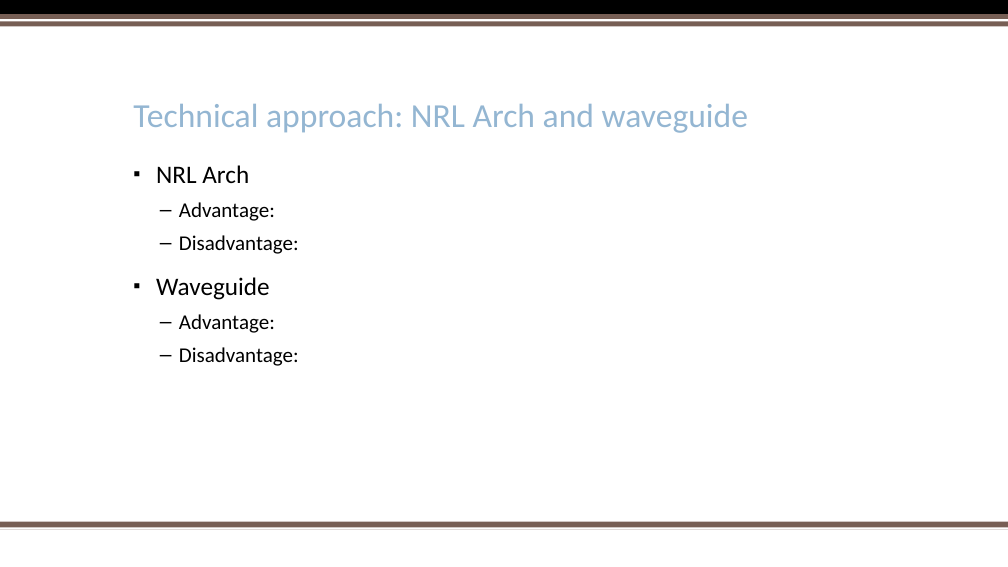
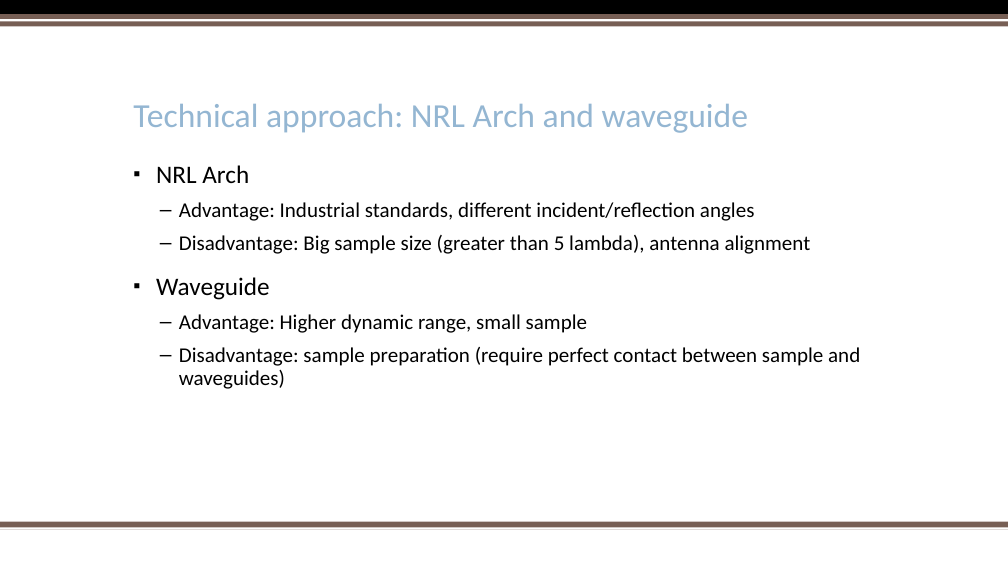
Before and after one commit to trankhiemha/ECE412-413-Capstone-Project-N3, a slide deck: slide 4 of Capstone project proposal presentation.pptx. Drawn at 1008x567 pixels with LibreOffice and Linux fonts; fonts in the diff are those of the drawing; background and template pictures are left out. Boxes give left, top, right and bottom in pixels: in the first picture for what was removed or moved away, otherwise in the second. Text is boxed around its words. In the diff, an @@ line names an element or a change of style, - is before the commit and + after.

```diff
--- a/Capstone project proposal presentation.pptx
+++ b/Capstone project proposal presentation.pptx
@@ text at (179, 202, 811, 254): text changed @@
-  – Advantage:
-  – Disadvantage:
+  – Advantage: Industrial standards, different incident/reflection angles
+  – Disadvantage: Big sample size (greater than 5 lambda), antenna alignment
@@ text at (179, 314, 860, 389): text changed @@
-  – Advantage:
-  – Disadvantage:
+  – Advantage: Higher dynamic range, small sample
+  – Disadvantage: sample preparation (require perfect contact between sample and waveguides)
```
Also in this commit, not shown: 6 other slides changed, 3 slides added.
